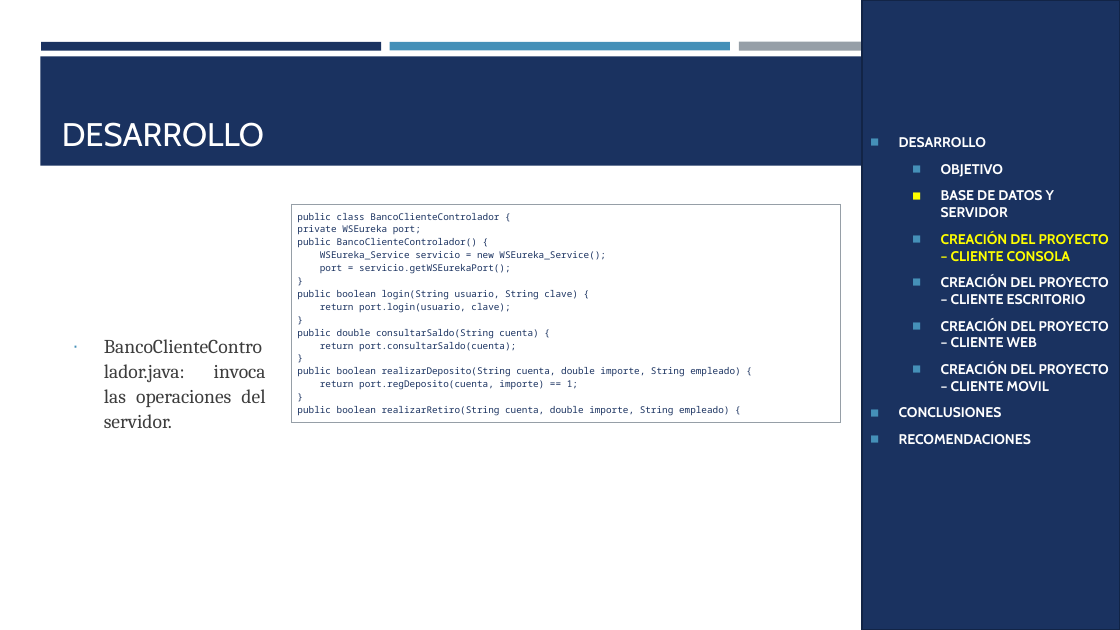
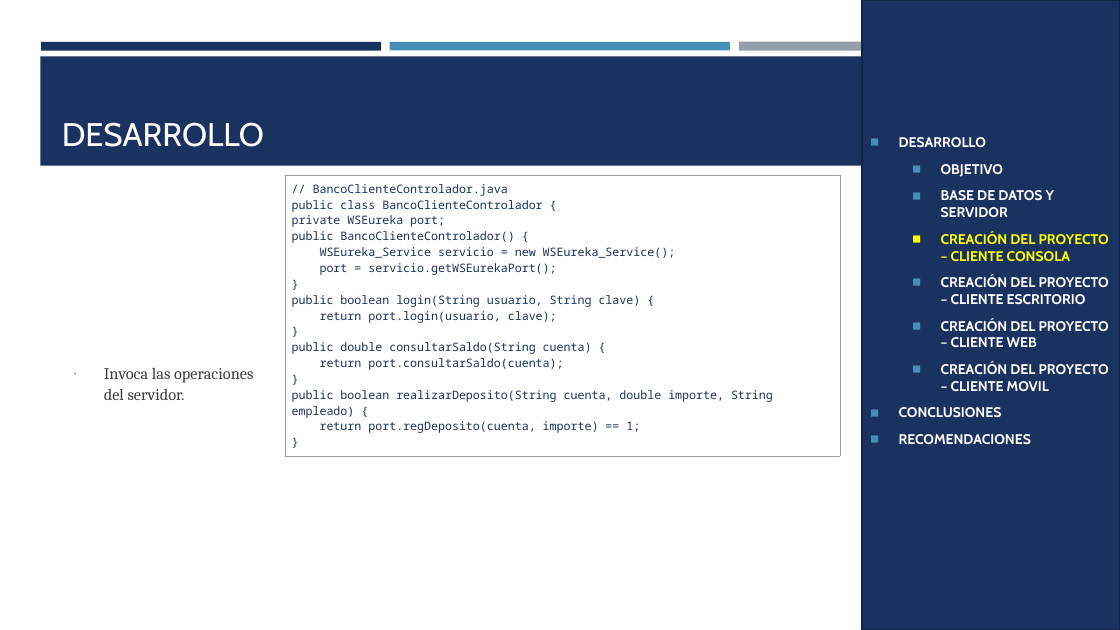
Before and after one commit to MATEOCAIZA/TG.1.1.-PAO202651_EUREKA_BDD_LOCAL_SOAP_JAVA_NRC36884_GR06, a slide deck: slide 11 of 05. DOCUMENTACION/PRESENTACION TG.1.1. EUREKABANK SOAP con BDD LOCAL en JAVA GR06.pptx. Drawn at 1120x630 pixels with LibreOffice and Linux fonts; fonts in the diff are those of the drawing. Boxes give left, top, right and bottom in pixels: in the first picture for what was removed or moved away, otherwise in the second. Text is boxed around its words. In the diff, an @@ line names an element or a change of style, - is before the commit and + after.

```diff
--- a/05. DOCUMENTACION/PRESENTACION TG.1.1. EUREKABANK SOAP con BDD LOCAL en JAVA GR06.pptx
+++ b/05. DOCUMENTACION/PRESENTACION TG.1.1. EUREKABANK SOAP con BDD LOCAL en JAVA GR06.pptx
@@ table at box(286, 175, 840, 437) @@
-row 1, column 1: public class BancoClienteControlador { / private WSEureka port; / public BancoClienteControlador() { / WSEureka_Service servicio = new WSEureka_Service(); / port = servicio.getWSEurekaPort(); / } / public boolean login(String usuario, String clave) { / return port.login(usuario, clave); / } / public double consultarSaldo(String cuenta) { / return port.consultarSaldo(cuenta); / } / public boolean realizarDeposito(String cuenta, double importe, String empleado) { / return port.regDeposito(cuenta, importe) == 1; / } / public boolean realizarRetiro(String cuenta, double importe, String empleado) {
+row 1, column 1: // BancoClienteControlador.java / public class BancoClienteControlador { / private WSEureka port; / public BancoClienteControlador() { / WSEureka_Service servicio = new WSEureka_Service(); / port = servicio.getWSEurekaPort(); / } / public boolean login(String usuario, String clave) { / return port.login(usuario, clave); / } / public double consultarSaldo(String cuenta) { / return port.consultarSaldo(cuenta); / } / public boolean realizarDeposito(String cuenta, double importe, String empleado) { / return port.regDeposito(cuenta, importe) == 1; / }
@@ table: place and size @@
-table at box(292, 204, 840, 420)
+table at box(286, 175, 840, 437)
@@ text at box(104, 367, 253, 400): text changed; size 16.8 to 14 pt @@
-∙ BancoClienteControlador.java: invoca las operaciones del servidor.
+∙ Invoca las operaciones del servidor.
```
Also in this commit, not shown: 21 other slides changed, 3 other files.
